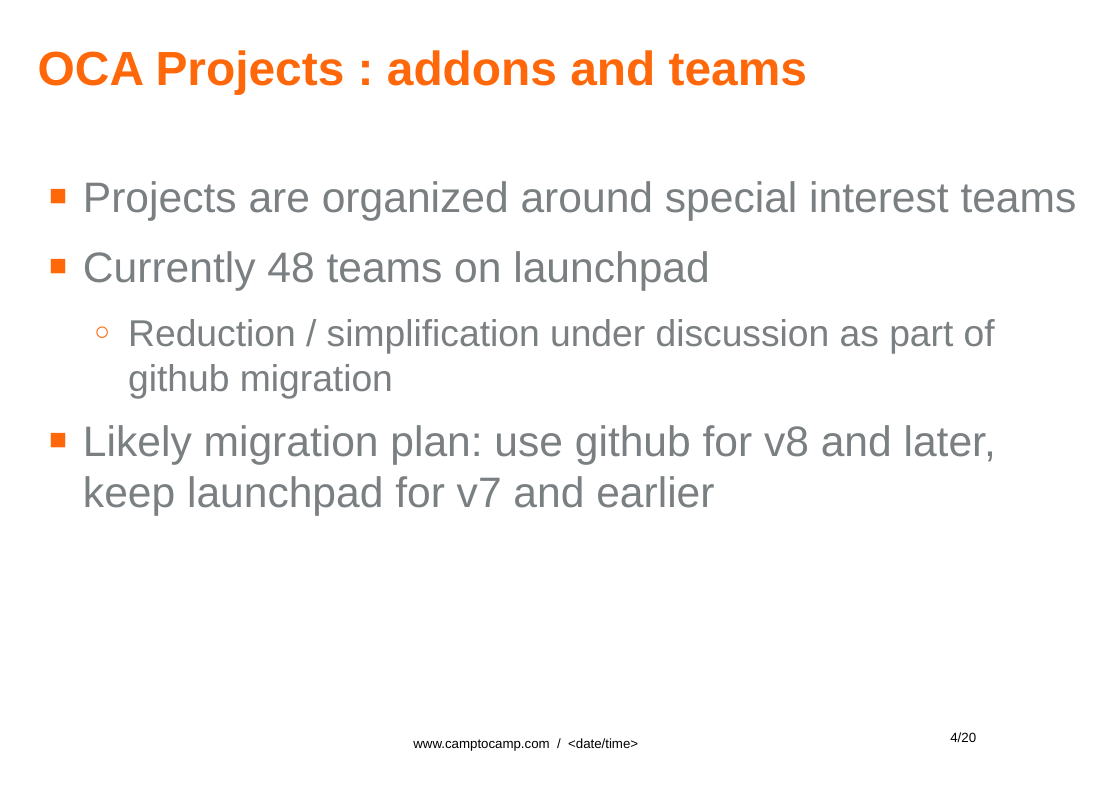
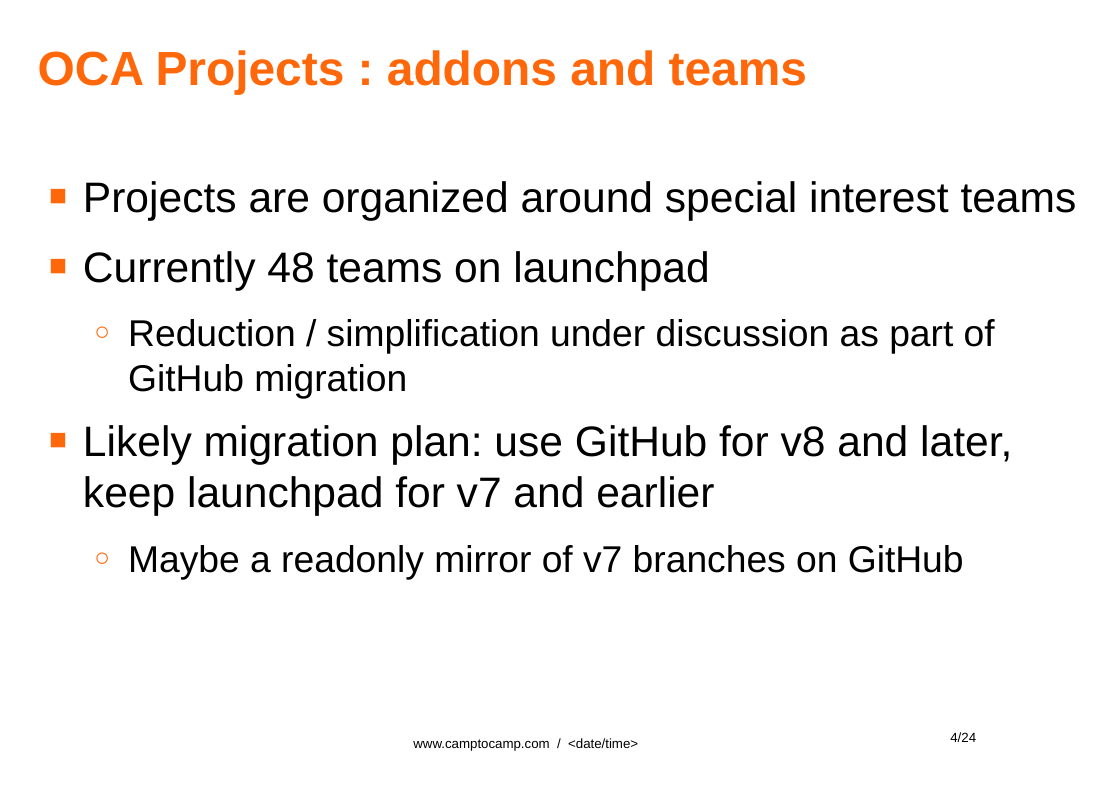
Before and after one commit to gurneyalex/community-days, a slide deck: slide 4 of 2014/talks/Community.odp. Drawn at 1120x792 pixels with LibreOffice and Linux fonts; fonts in the diff are those of the drawing; background and template pictures are left out. Boxes give left, top, right and bottom in pixels: in the first picture for what was removed or moved away, otherwise in the second. Text is boxed around its words. In the diff, an @@ line names an element or a change of style, - is before the commit and + after.

```diff
--- a/2014/talks/Community.odp
+++ b/2014/talks/Community.odp
@@ text at box(83, 181, 1077, 291): text colour #7A7F82 to #000000 in "Projects are organized around special interest teams", "Currently 48 teams on launchpad" @@
@@ text at box(83, 319, 1012, 579): text changed; size 32 to 28 pt; text colour #7A7F82 to #000000 @@
-  ○ Reduction / simplification under discussion as part of github migration
-■ Likely migration plan: use github for v8 and later, keep launchpad for v7 and earlier
+  ○ Reduction / simplification under discussion as part of GitHub migration
+■ Likely migration plan: use GitHub for v8 and later, keep launchpad for v7 and earlier
+  ○ Maybe a readonly mirror of v7 branches on GitHub
@@ page number at box(950, 732, 976, 742): text changed @@
-4/20
+4/24
```
Also in this commit, not shown: 16 other slides changed, 4 slides added, 4 other files.
